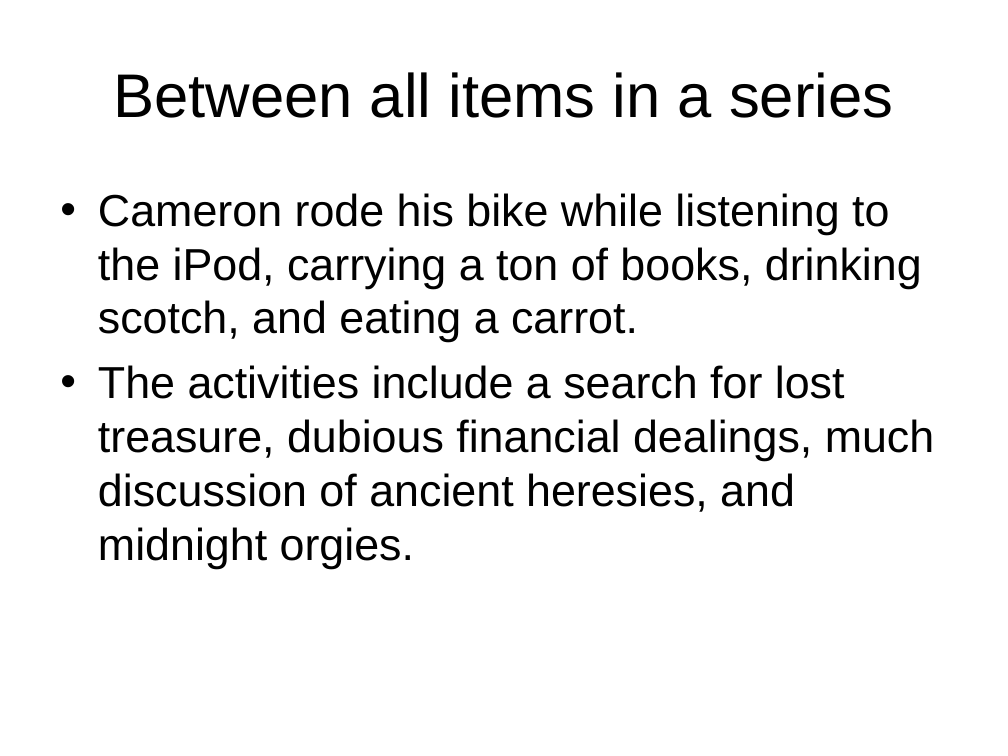
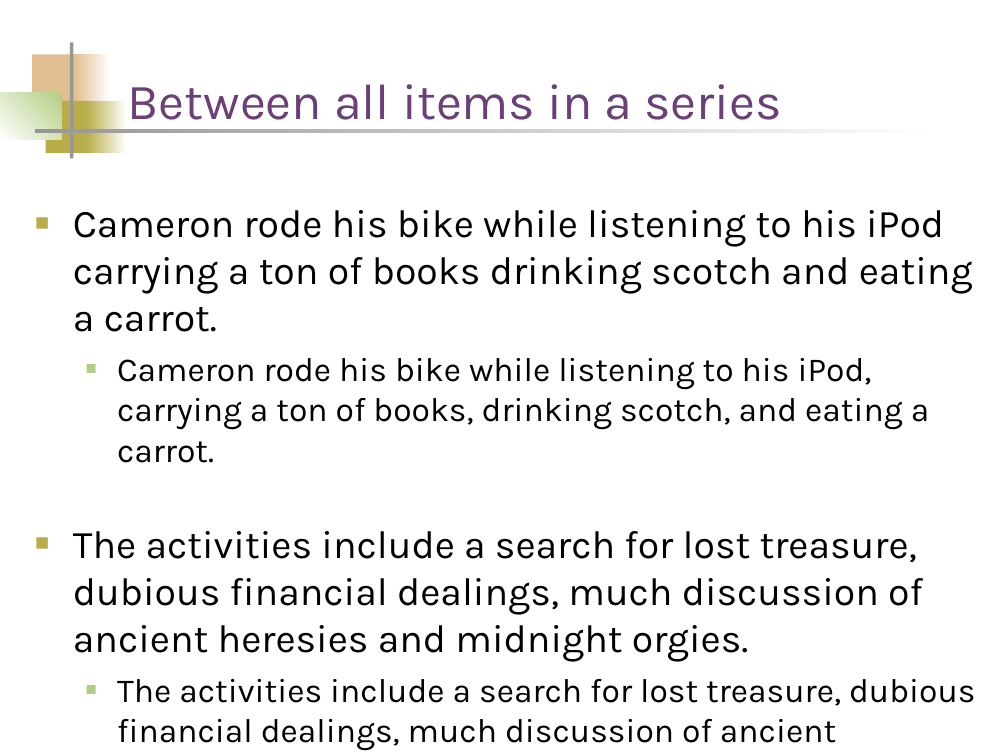
Before and after one commit to palmerc/lab, a slide deck: slide 5 of classes/engl4190/commas_and_end_punctuation.ppt (slide 6 before the commit). Drawn at 1008x756 pixels with LibreOffice and Linux fonts; fonts in the diff are those of the drawing. Boxes give left, top, right and bottom in pixels: in the first picture for what was removed or moved away, otherwise in the second. Text is boxed around its words. In the diff, an @@ line names an element or a change of style, - is before the commit and + after.

```diff
--- a/classes/engl4190/commas_and_end_punctuation.ppt
+++ b/classes/engl4190/commas_and_end_punctuation.ppt
@@ rectangle added at box(32, 54, 81, 107), fill #E1BF91 @@
@@ rectangle added at box(70, 42, 73, 158), fill #969696 @@
@@ rectangle added at box(75, 54, 111, 107), fill gradient #FFFFFF to #E1BF91 @@
@@ title "Between all items in a ...": place and size @@
-title "Between all items in a ..." at box(113, 72, 893, 118)
+title "Between all items in a ..." at box(128, 84, 782, 131)
@@ title "Between all items in a ..." at box(128, 84, 782, 131): size 44 to 36 pt, font Arial to Karla, text colour #000000 to #6A4076; alignment centre to left; vertical alignment middle to bottom @@
@@ rectangle added at box(0, 93, 61, 139), fill gradient #B3CE82 to #FFFFFF @@
@@ rectangle added at box(45, 101, 92, 153), fill #B8AD48 @@
@@ rectangle added at box(87, 101, 127, 153), fill gradient #FFFFFF to #B8AD48 @@
@@ rectangle added at box(35, 129, 942, 132), fill gradient #FFFFFF to #969696 @@
@@ text "Cameron rode his bike while ...": place and size @@
-text "Cameron rode his bike while ..." at box(98, 193, 935, 569)
+text "Cameron rode his bike while ..." at box(73, 210, 975, 751)
@@ text at box(73, 210, 973, 662): text changed; size 32 to 28 pt; font Arial to Karla @@
-• Cameron rode his bike while listening to the iPod, carrying a ton of books, drinking scotch, and eating a carrot.
+■ Cameron rode his bike while listening to his iPod carrying a ton of books drinking scotch and eating a carrot.
+  ■ Cameron rode his bike while listening to his iPod, carrying a ton of books, drinking scotch, and eating a carrot.
+■ The activities include a search for lost treasure, dubious financial dealings, much discussion of ancient heresies and midnight orgies.
@@ text at box(117, 679, 975, 751): size 32 to 24 pt, font Arial to Karla in "The activities include a search for lost ..."; bullet • to ■; list level 1 to 2 in "The activities include a search ..."; bullet colour #000000 to #B3CE82 @@
```
Also in this commit, not shown: 17 other slides changed, 2 slides added, 4 slides removed.
